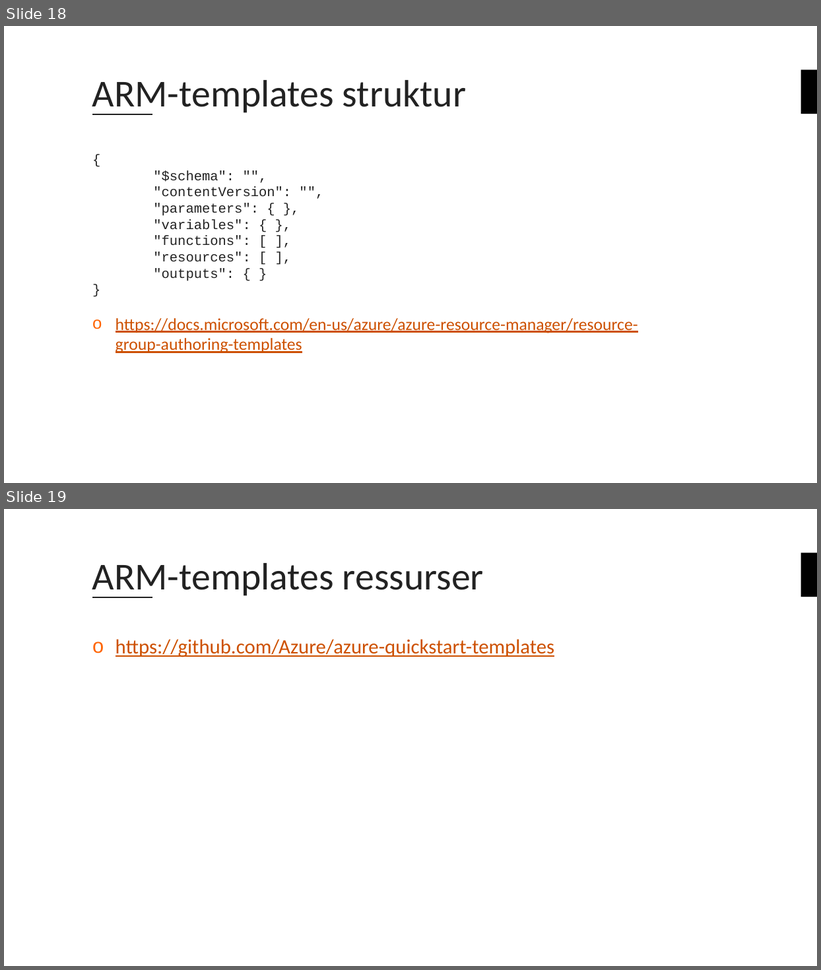
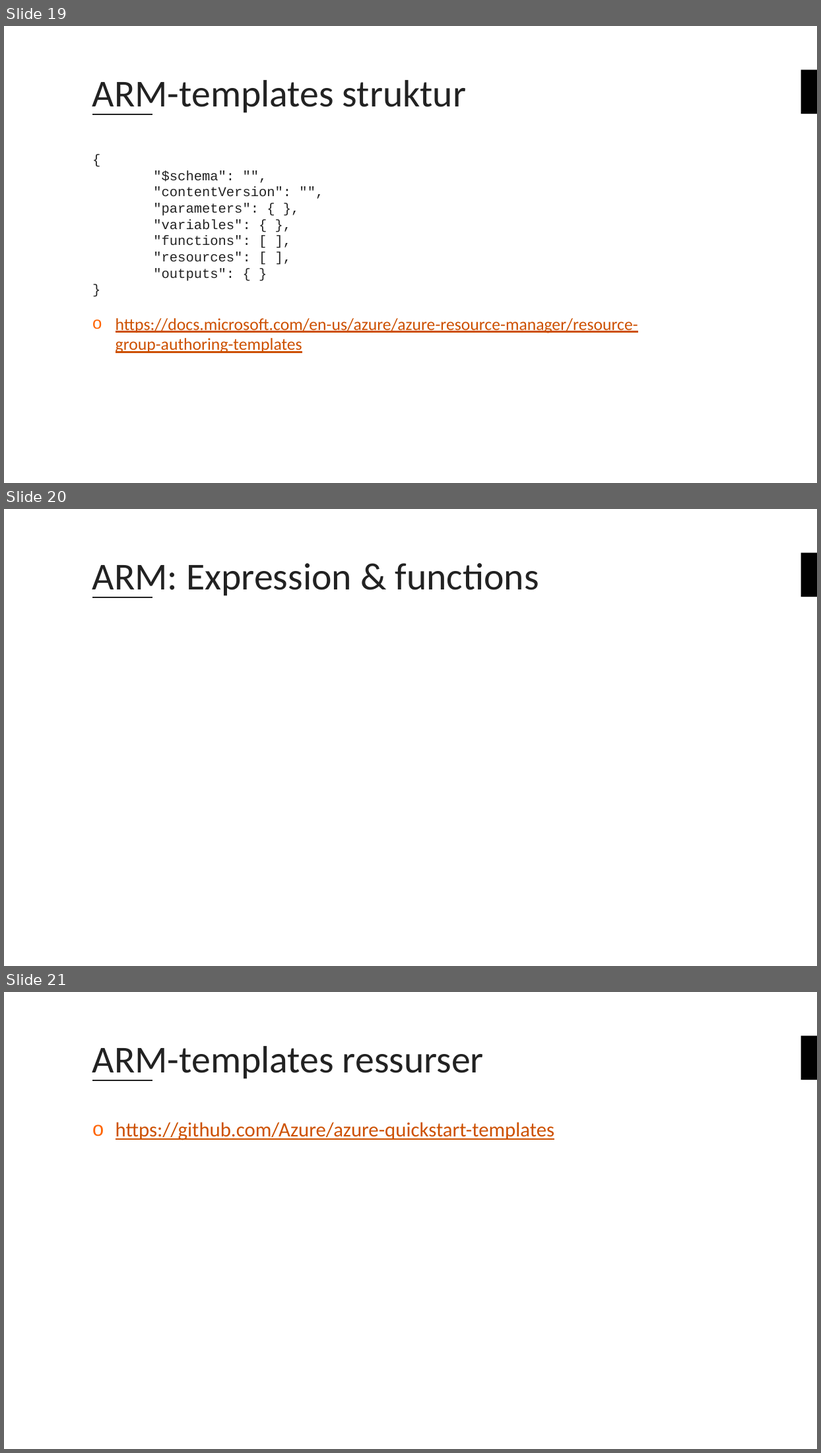
Before and after one commit to bouvet/azure-workshops, a slide deck: Workshop_2/Presentasjon/Azureskolen-Workshop#2.pptx. Shown one above the other, each under a label of ours: slides 18 and 19 before the commit, slides 19, 20 and 21 after it. The pictures are 821x970 and 821x1453 pixels, drawn with LibreOffice and Linux fonts; fonts in the diff are those of the drawing; background and template pictures are left out. Boxes give left, top, right and bottom in pixels: in the first picture for what was removed or moved away, otherwise in the second. Text is boxed around its words. In the diff, an @@ line names an element or a change of style, - is before the commit and + after.

```diff
--- a/Workshop_2/Presentasjon/Azureskolen-Workshop#2.pptx
+++ b/Workshop_2/Presentasjon/Azureskolen-Workshop#2.pptx
@@ slide 20 added at bbox=[4, 509, 817, 966], background #FFFFFF; not listed: 2 template elements that a slide beside it also shows @@
@@ title added at bbox=[92, 563, 539, 598], 45 pt, text #222222 @@
+ARM: Expression & functions
@@ what was slide 18 is now slide 19 @@
@@ what was slide 19 is now slide 21 @@
```
Also in this commit, not shown: 3 slides changed, 4 other slides added, 1 other file.
